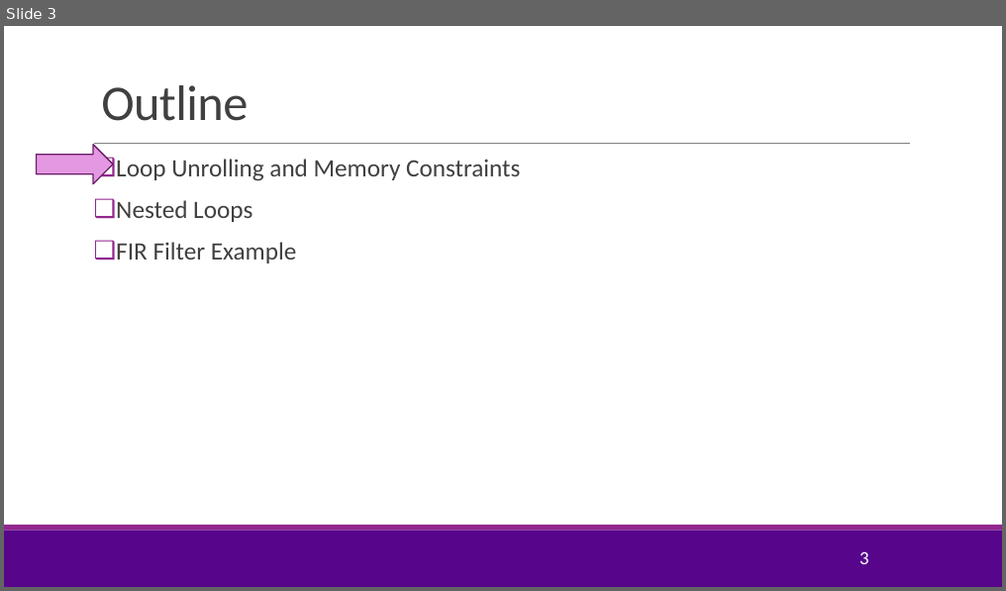
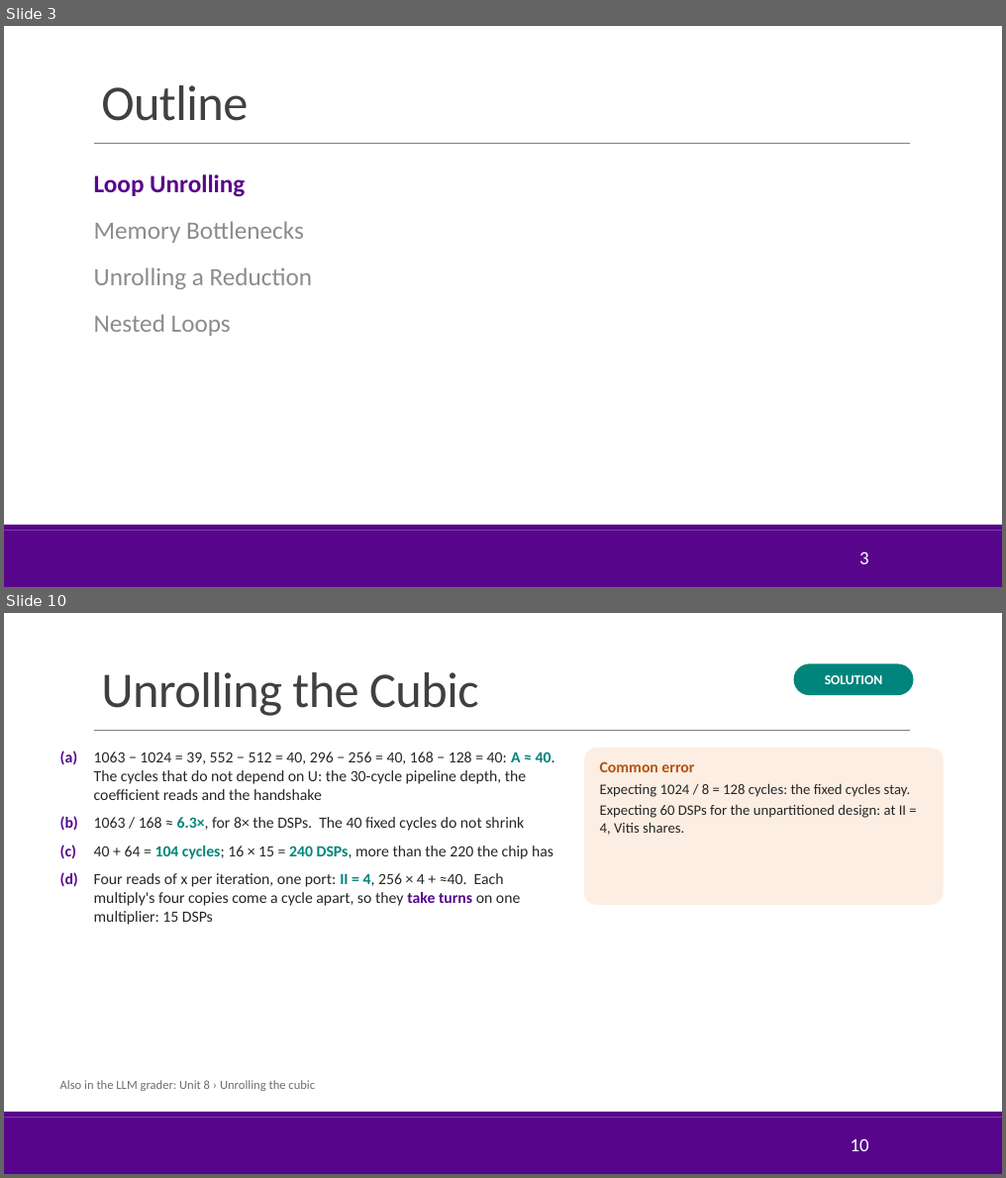
Before and after one commit to sdrangan/hwdesign, a slide deck: units/unit08_unroll/unroll.pptx. Shown one above the other, each under a label of ours: slide 3 before the commit, slides 3 and 10 after it; the slides between them are not shown. The pictures are 1006x591 and 1006x1178 pixels, drawn with LibreOffice and Linux fonts; fonts in the diff are those of the drawing; background and template pictures are left out. Boxes give left, top, right and bottom in pixels: in the first picture for what was removed or moved away, otherwise in the second. Text is boxed around its words. In the diff, an @@ line names an element or a change of style, - is before the commit and + after.

```diff
--- a/units/unit08_unroll/unroll.pptx
+++ b/units/unit08_unroll/unroll.pptx
@@ slide 10 added at <box>4,613,1002,1174</box>, background #FFFFFF; not listed: 3 template elements that a slide beside it also shows @@
@@ rounded rectangle added at <box>794,663,914,695</box>, fill #00857C, 13 pt, text #FFFFFF, bold @@
+SOLUTION
@@ title added at <box>101,672,479,716</box>, 48 pt, text #404040 @@
+Unrolling the Cubic
@@ text added at <box>60,751,555,925</box>, 15 pt, text #262626 @@
+(a) 1063 − 1024 = 39, 552 − 512 = 40, 296 − 256 = 40, 168 − 128 = 40: A ≈ 40. The cycles that do not depend on U: the 30-cycle pipeline depth, the coefficient reads and the handshake
+(b) 1063 / 168 ≈ 6.3×, for 8× the DSPs. The 40 fixed cycles do not shrink
+(c) 40 + 64 = 104 cycles; 16 × 15 = 240 DSPs, more than the 220 the chip has
+(d) Four reads of x per iteration, one port: II = 4, 256 × 4 + ≈40. Each multiply's four copies come a cycle apart, so they take turns on one multiplier: 15 DSPs
@@ rounded rectangle added at <box>584,748,944,905</box>, fill #FCEEE3, 14 pt, text #262626 @@
+Common error
+Expecting 1024 / 8 = 128 cycles: the fixed cycles stay.
+Expecting 60 DSPs for the unpartitioned design: at II = 4, Vitis shares.
@@ text added at <box>60,1080,315,1091</box>, 12 pt, text #6E6E6E @@
+Also in the LLM grader: Unit 8 › Unrolling the cubic
@@ page number added at <box>850,1139,869,1152</box>, 18 pt, text #FFFFFF @@
+10
@@ slide 3 changed as well @@
@@ right arrow removed at <box>37,144,113,184</box> @@
@@ text "Loop Unrolling": place and size @@
-text "Loop Unrolling" at <box>116,159,520,264</box>
+text "Loop Unrolling" at <box>94,174,312,336</box>
@@ text at <box>94,174,312,289</box>: text changed; text colour #404040 to #8C8C8C @@
-❑ Loop Unrolling and Memory Constraints
+Loop Unrolling
+Memory Bottlenecks
+Unrolling a Reduction
@@ text at <box>116,242,296,264</box>: paragraph removed @@
-❑ FIR Filter Example
@@ text at <box>94,314,231,336</box>: text colour #404040 to #8C8C8C in "Nested Loops"; bullet ❑ to none; line spacing 0.9 to 1; more space between paragraphs @@
@@ rectangle at <box>4,525,1002,530</box>: fill #92278F to #57068C @@
```
Also in this commit, not shown: 6 other slides changed, 33 other slides added, 4 slides removed, 45 other files.
